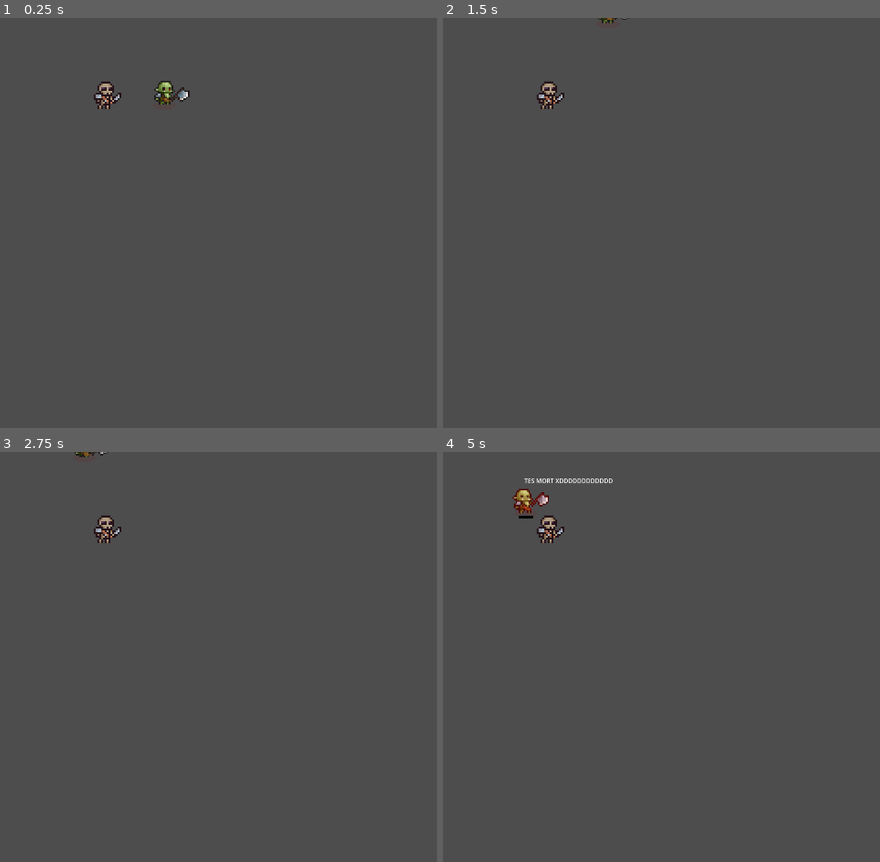
Above: before the commit, frames 1-4 (two rows, left to right).
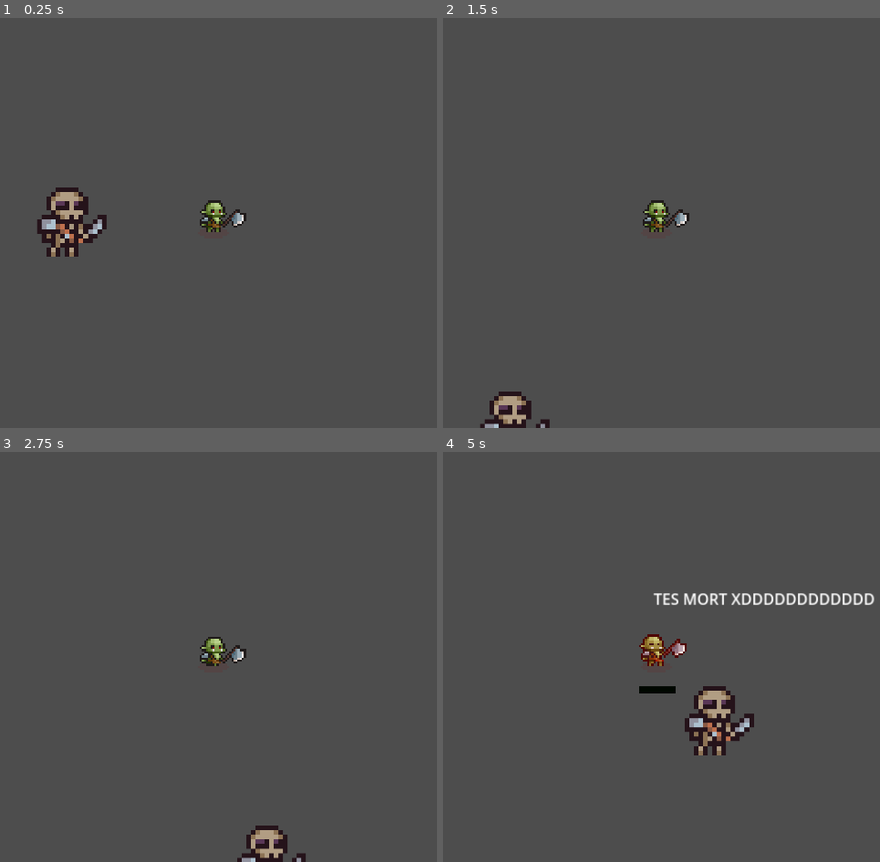
Above: after the commit, the same moments.

Repository: Gabrieleirbag1/ALL-IN
Game: Godot game, scene res://Scene/area.tscn
Two runs of this game, one before a commit and one after it. Both use one fixed random seed, a clock stepped at 60 frames per second and the inputs below. This scene is started directly instead of the project's main scene.
Inputs (mouse positions are in pixels of both pictures, inside the frame that each line leads up to):
- Up to frame 1 (0.25 s): no input
- Up to frame 2 (1.5 s): tap Enter at 0.5 s; move the mouse to (622, 305) at 0.52 s; hold Z (up) 0.53-1.25 s; tap B at 0.6 s; click (622, 305) at 0.67 s; drag from (875, 284) to (622, 305) at 1.27 s
- Up to frame 3 (2.75 s): tap Space at 2 s; move the mouse to (outside the picture) at 2.02 s; hold Q (left) from 2.03 s (still down); tap G at 2.1 s
- Up to frame 4 (5 s): release Q (left) at 2.75 s; drag from (692, 657) to (outside the picture) at 2.77 s; tap Enter at 3.5 s; move the mouse to (547, 554) at 3.52 s; hold S (down) 3.53-4.25 s; tap I at 3.6 s; drag from (818, 636) to (547, 554) at 4.27 s

The runs differ from the first frame. In frame 1, 2.7% of the frame differs, in the area x 8-57%, y 15-59%; in frame 2, 1.6%; in frame 3, 1.6%; in frame 4, 3.8%, in the area x 15-99%, y 6-74%.

Commit message:
Added first hitboxes to tilset

Diff:
--- a/Scene/animated_sprite_2d.tscn
+++ b/Scene/animated_sprite_2d.tscn
@@ -293,7 +293,7 @@
 [node name="AnimatedSprite2D" type="AnimatedSprite2D" parent="."]
 texture_filter = 1
 position = Vector2(551, 338)
-scale = Vector2(4.22, 4.22)
+scale = Vector2(2.2, 2.2)
 sprite_frames = SubResource("SpriteFrames_68fhg")
 animation = &"attack_2"
 frame_progress = 0.207793
@@ -314,3 +314,7 @@
 [node name="CollisionPolygon2D" type="CollisionPolygon2D" parent="."]
 polygon = PackedVector2Array(543, 307, 568, 307, 581, 333, 568, 371, 539, 371, 525, 358, 526, 328)
 script = ExtResource("8_w4vrf")
+
+[node name="Camera2D" type="Camera2D" parent="."]
+position = Vector2(553, 344)
+zoom = Vector2(2.5, 2.5)
--- a/Script/CharacterBody2D.gd
+++ b/Script/CharacterBody2D.gd
@@ -7,12 +7,15 @@
 var health_min = 0
 var alive : bool = true
 var death_animation_played : bool = false
+var immortal = true
 
 func get_input():
 	var input_direction = Input.get_vector("left", "right", "up", "down")
 	velocity = input_direction * speed
 
 func check_health():
+	if immortal:
+		return
 	if health <= 0 and not death_animation_played:
 		alive = false
 		animation.play("death")
Not shown: 1 places in Scene/animated_sprite_2d.tscn that only renumber resources
Not shown: 1 places in Scene/main.tscn that only renumber resources
Not shown, changed: Scene/map.tscn
